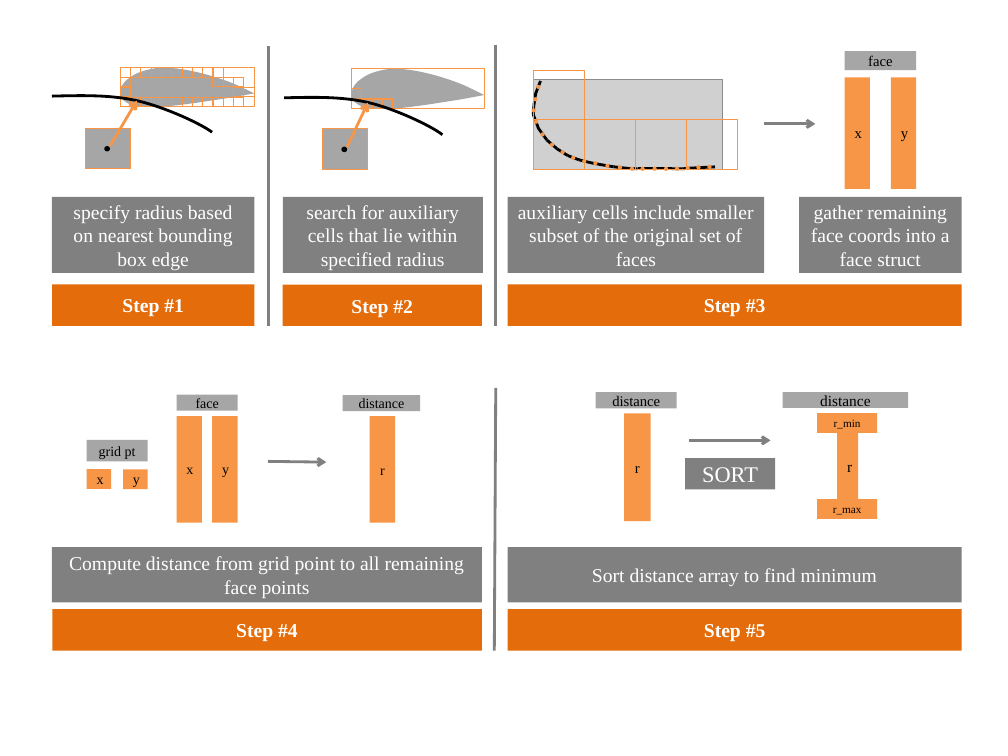
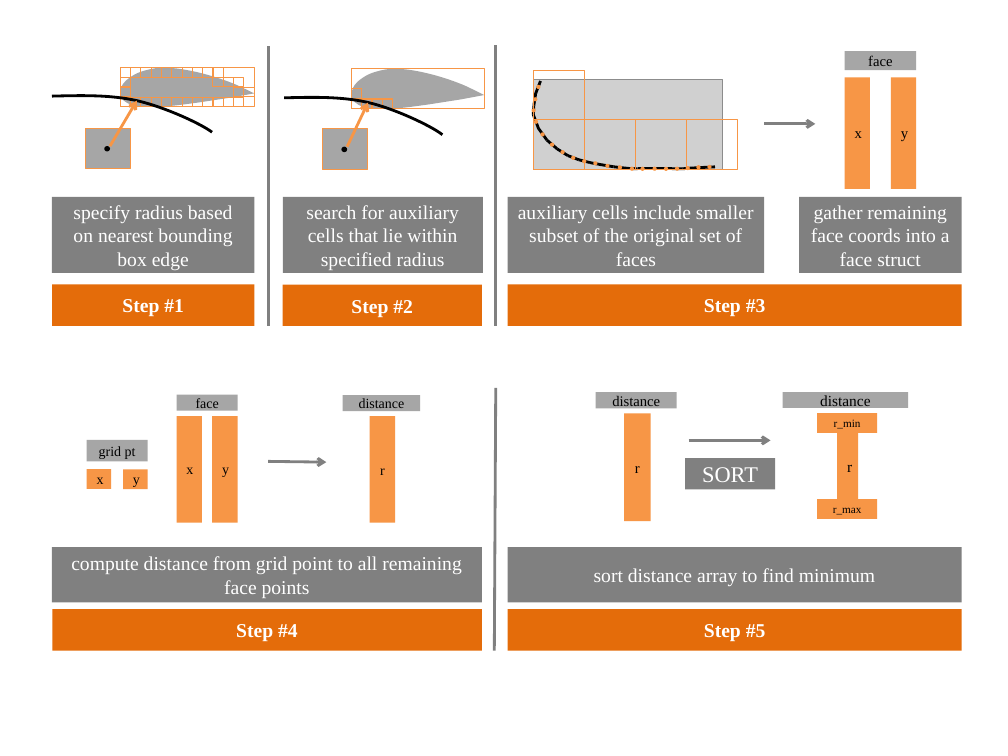
Before and after one commit to Basian/PC-WallDistanceProject, a slide deck: slide 14 of ProjectDoc/Diagrams/diagrams.pptx. Drawn at 1008x756 pixels with LibreOffice and Linux fonts; fonts in the diff are those of the drawing; grey boxes stand for pictures. Boxes give left, top, right and bottom in pixels: in the first picture for what was removed or moved away, otherwise in the second. Text is boxed around its words. In the diff, an @@ line names an element or a change of style, - is before the commit and + after.

```diff
--- a/ProjectDoc/Diagrams/diagrams.pptx
+++ b/ProjectDoc/Diagrams/diagrams.pptx
@@ text in rectangle at <box>71,556,462,598</box>: text changed @@
-Compute distance from grid point to all remaining face points
+compute distance from grid point to all remaining face points
@@ text in rectangle at <box>594,568,875,586</box>: text changed @@
-Sort distance array to find minimum
+sort distance array to find minimum
```
Also in this commit, not shown: 1 other slide changed, 1 slide added, 22 other files.
